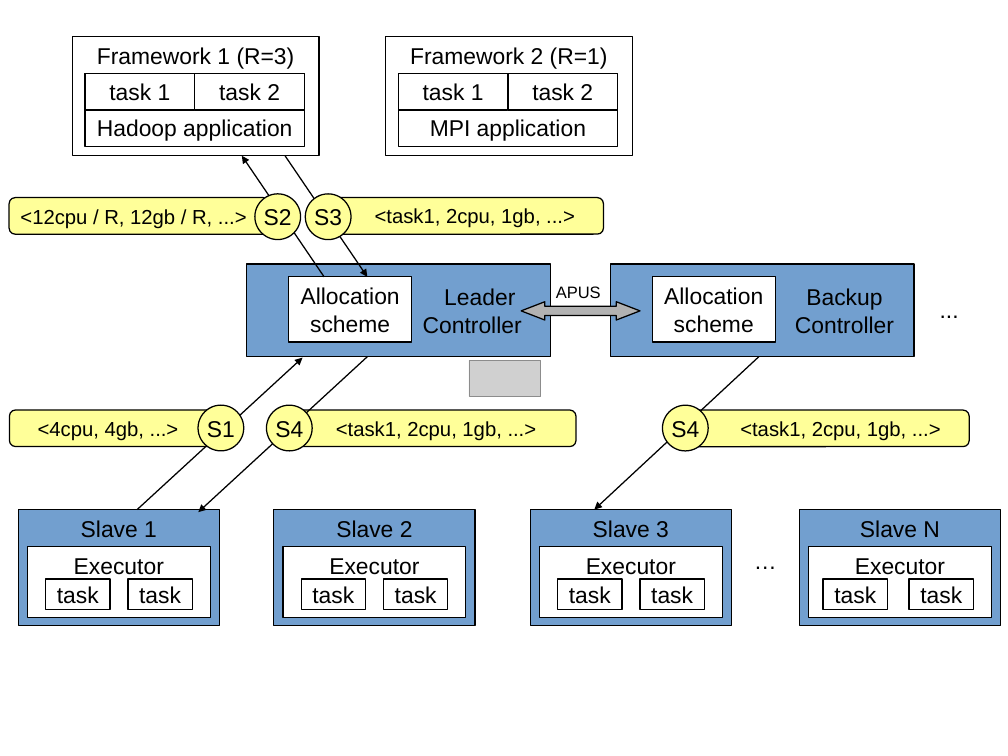
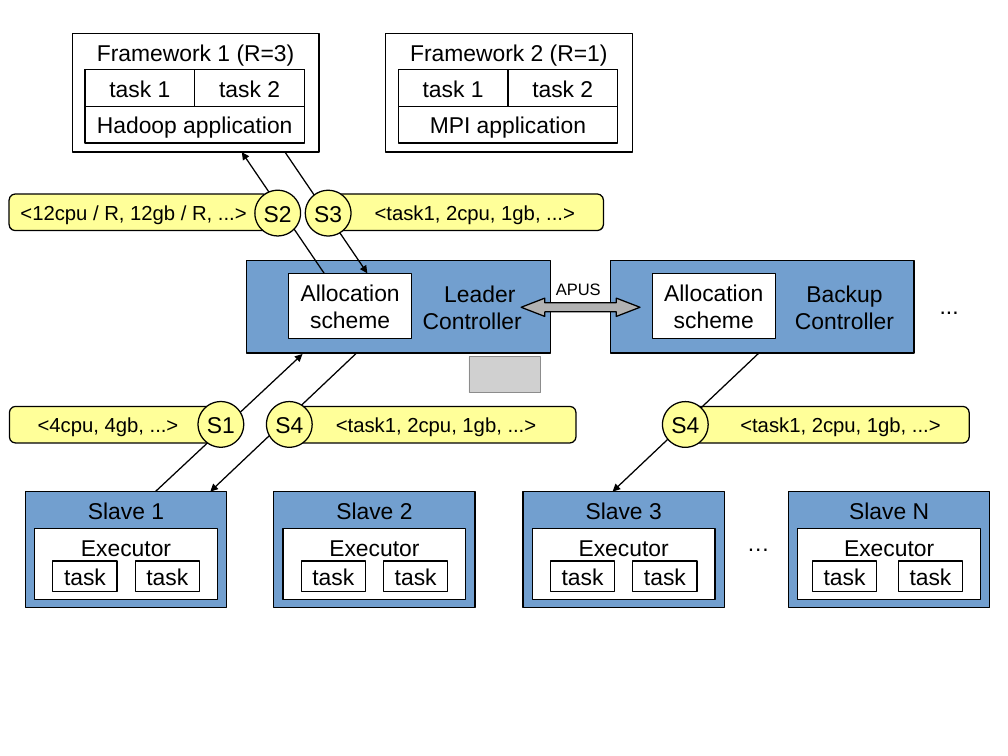
Before and after one commit to hemingcui/grf2017, a slide deck: slide 1 of figures/scheduler_flow.odp. Drawn at 1008x756 pixels with LibreOffice and Linux fonts; fonts in the diff are those of the drawing; grey boxes stand for pictures; background and template pictures are left out. Boxes give left, top, right and bottom in pixels: in the first picture for what was removed or moved away, otherwise in the second. Text is boxed around its words. In the diff, an @@ line names an element or a change of style, - is before the commit and + after.

```diff
--- a/figures/scheduler_flow.odp
+++ b/figures/scheduler_flow.odp
@@ 10 rectangles, 5 ellipses, 4 rounded rectangles, 2 arrows, 1 picture, 1 left right arrow, 1 text: place and size @@
-10 rectangles, 5 ellipses, 4 rounded rectangles, 2 arrows, 1 picture, 1 left right arrow, 1 text at [9,37,1004,451]
+10 rectangles, 5 ellipses, 4 rounded rectangles, 2 arrows, 1 picture, 1 left right arrow, 1 text at [9,33,1004,447]
@@ arrow moved from (137, 509) - (303, 358) to (155, 492) - (303, 354) @@
@@ arrow moved from (368, 357) - (198, 512) to (357, 353) - (210, 492) @@
@@ arrow moved from (759, 357) - (595, 509) to (759, 353) - (613, 492) @@
@@ rectangle "Slave 1": place and size @@
-rectangle "Slave 1" at [18,509,220,625]
+rectangle "Slave 1" at [26,492,227,607]
@@ rectangle "Slave 2": place and size @@
-rectangle "Slave 2" at [274,509,476,625]
+rectangle "Slave 2" at [274,492,476,607]
@@ 4 rectangles: place and size @@
-4 rectangles at [531,509,1001,625]
+4 rectangles at [523,492,991,607]
@@ rectangle "Executor": place and size @@
-rectangle "Executor" at [27,546,210,617]
+rectangle "Executor" at [35,529,218,600]
@@ rectangle "Executor": place and size @@
-rectangle "Executor" at [284,546,466,617]
+rectangle "Executor" at [284,529,466,600]
@@ 2 rectangles, 1 text: place and size @@
-2 rectangles, 1 text at [558,542,810,610]
+2 rectangles, 1 text at [551,524,803,592]
@@ rectangle "task": place and size @@
-rectangle "task" at [46,579,110,610]
+rectangle "task" at [53,561,117,592]
@@ rectangle "task": place and size @@
-rectangle "task" at [128,579,192,610]
+rectangle "task" at [135,561,199,592]
@@ rectangle "task": place and size @@
-rectangle "task" at [301,579,365,610]
+rectangle "task" at [301,561,365,592]
@@ rectangle "task": place and size @@
-rectangle "task" at [383,579,447,610]
+rectangle "task" at [383,561,447,592]
@@ rectangle "task": place and size @@
-rectangle "task" at [823,579,887,610]
+rectangle "task" at [812,561,876,592]
@@ rectangle "task": place and size @@
-rectangle "task" at [909,579,973,610]
+rectangle "task" at [898,561,962,592]
```
Also in this commit, not shown: 2 other files.
